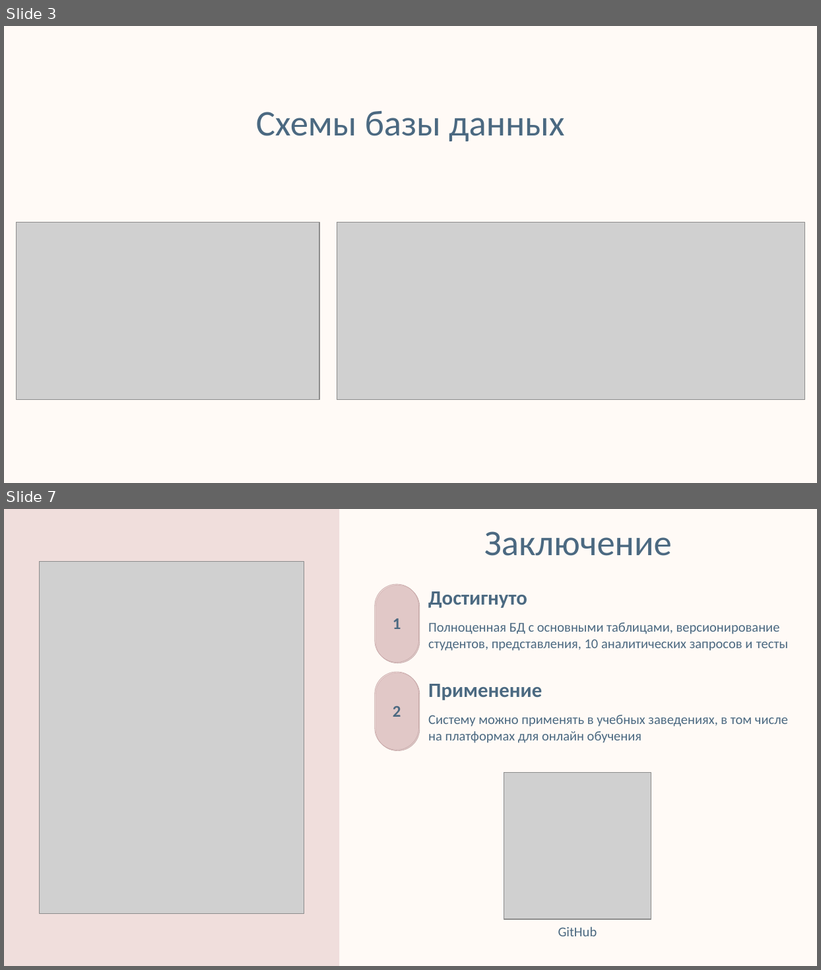
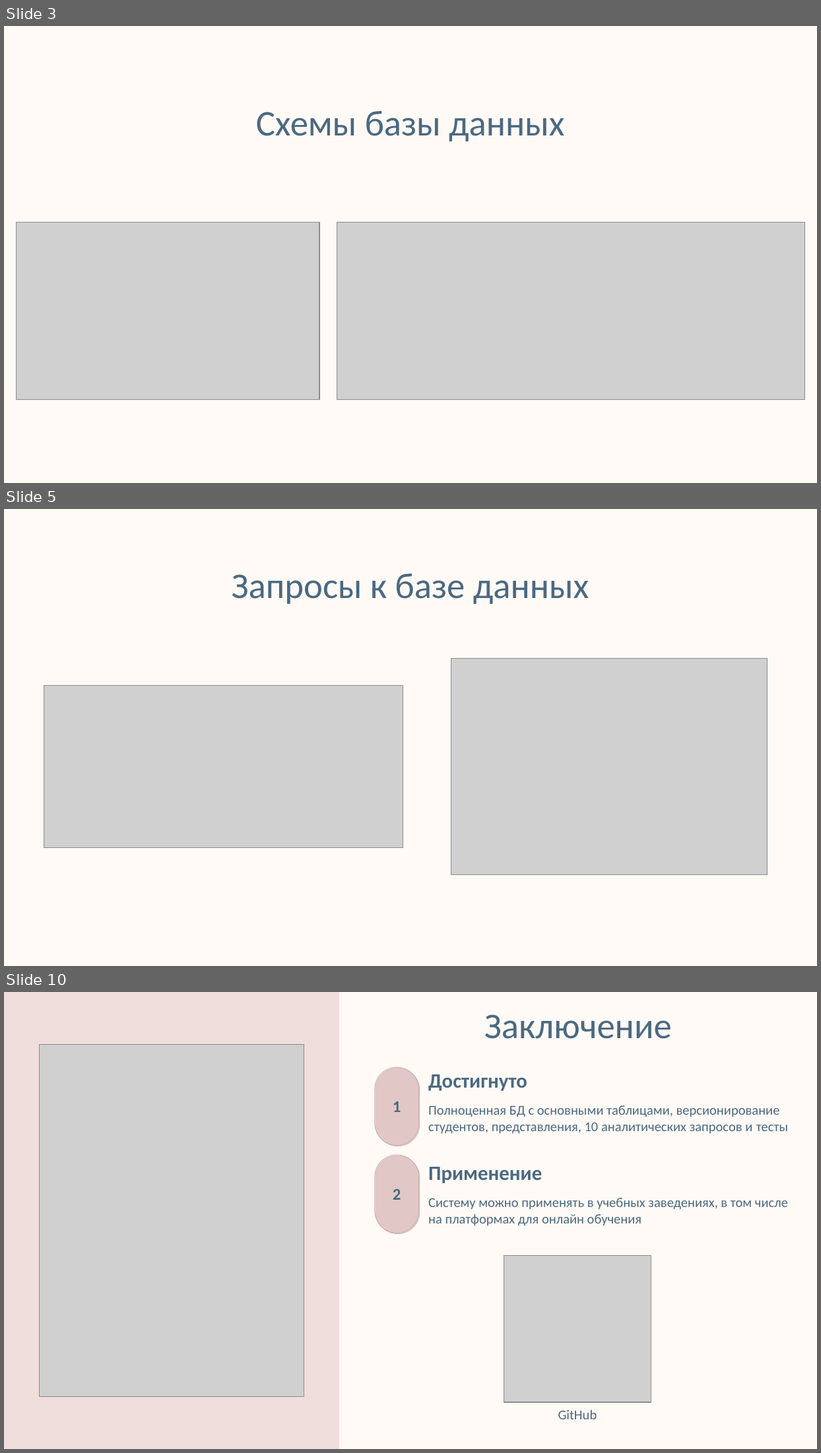
Before and after one commit to stager62/database_project, a slide deck: presentation.pptx. Shown one above the other, each under a label of ours: slides 3 and 7 before the commit, slides 3, 5 and 10 after it; the slides between them are not shown. The pictures are 821x970 and 821x1453 pixels, drawn with LibreOffice and Linux fonts; fonts in the diff are those of the drawing; grey boxes stand for pictures; background and template pictures are left out. Boxes give left, top, right and bottom in pixels: in the first picture for what was removed or moved away, otherwise in the second. Text is boxed around its words. In the diff, an @@ line names an element or a change of style, - is before the commit and + after.

```diff
--- a/presentation.pptx
+++ b/presentation.pptx
@@ slide 5 added at (4, 509, 817, 966), background picture (left out); not listed: 1 template element that a slide beside it also shows @@
@@ text added at (232, 574, 589, 604), 32 pt, text #4B6981 @@
+Запросы к базе данных
@@ picture added at (451, 659, 768, 875) @@
@@ picture added at (44, 685, 403, 848) @@
@@ what was slide 7 is now slide 10 @@
```
Also in this commit, not shown: 2 slides changed, 3 other slides added, 1 slide removed, 1 other file.
